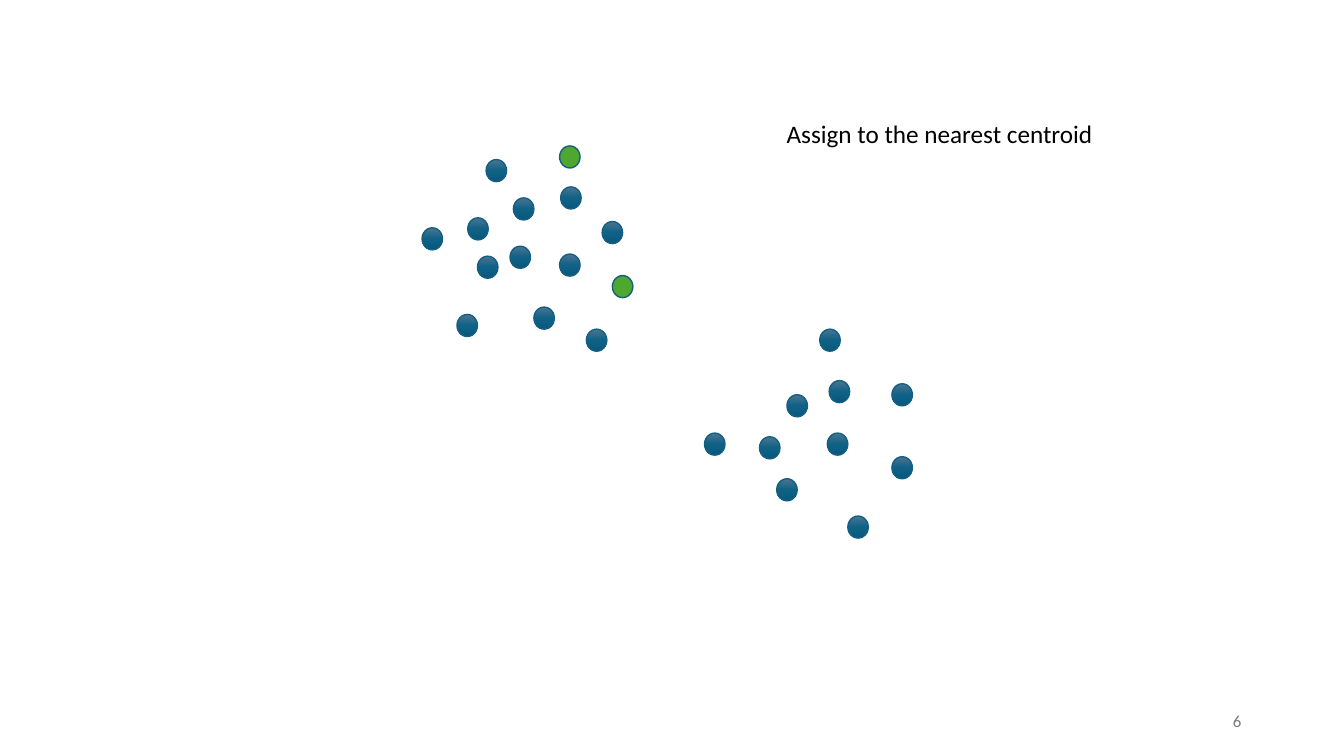
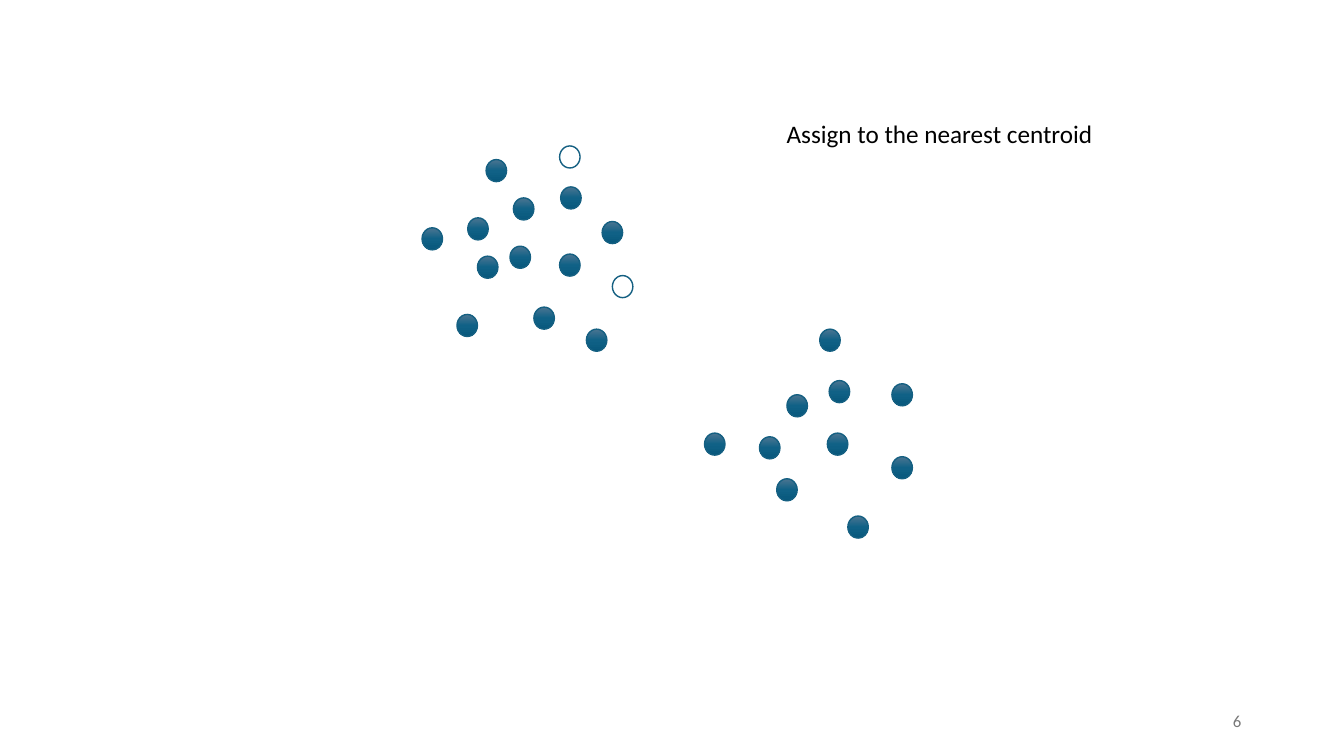
Before and after one commit to domingomery/patrones, a slide deck: slide 6 of clases/Cap04_Clasificacion/presentations/PAT04_Clustering.pptx. Drawn at 1344x756 pixels with LibreOffice and Linux fonts; fonts in the diff are those of the drawing. Boxes give left, top, right and bottom in pixels: in the first picture for what was removed or moved away, otherwise in the second. Text is boxed around its words. In the diff, an @@ line names an element or a change of style, - is before the commit and + after.

```diff
--- a/clases/Cap04_Clasificacion/presentations/PAT04_Clustering.pptx
+++ b/clases/Cap04_Clasificacion/presentations/PAT04_Clustering.pptx
@@ ellipse at (x1=560, y1=146, x2=580, y2=168): fill #4EA72E to #FFFFFF @@
@@ ellipse at (x1=613, y1=275, x2=633, y2=297): fill #4EA72E to #FFFFFF @@
```
Also in this commit, not shown: 6 other slides changed.
